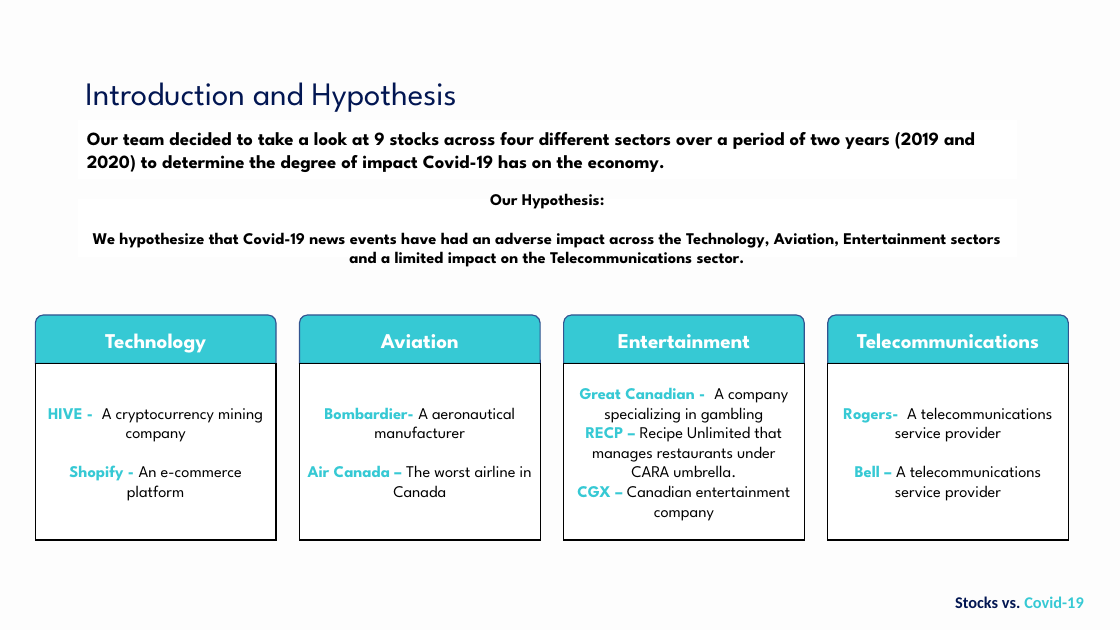
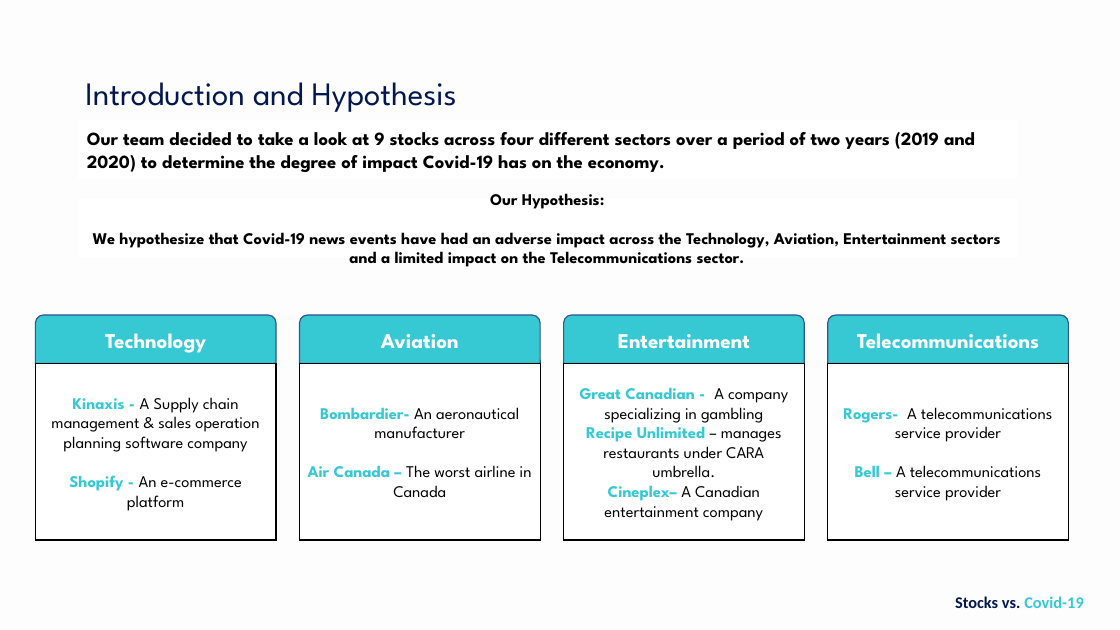
Before and after one commit to NikitaCase/stocks-vs-covid, a slide deck: slide 3 of stocksvscovid/Project 3 V1.pptx. Drawn at 1120x630 pixels with LibreOffice and Linux fonts; fonts in the diff are those of the drawing; background and template pictures are left out. Boxes give left, top, right and bottom in pixels: in the first picture for what was removed or moved away, otherwise in the second. Text is boxed around its words. In the diff, an @@ line names an element or a change of style, - is before the commit and + after.

```diff
--- a/stocksvscovid/Project 3 V1.pptx
+++ b/stocksvscovid/Project 3 V1.pptx
@@ text in rectangle at box(51, 397, 259, 452): text changed @@
-HIVE - A cryptocurrency mining company
+Kinaxis - A Supply chain management & sales operation planning software company
@@ text in rectangle at box(320, 407, 519, 438): text changed @@
-Bombardier- A aeronautical manufacturer
+Bombardier- An aeronautical manufacturer
@@ text in rectangle at box(586, 422, 782, 521): text changed @@
-RECP – Recipe Unlimited that manages restaurants under CARA umbrella.
-CGX – Canadian entertainment company
+Recipe Unlimited – manages restaurants under CARA umbrella.
+Cineplex– A Canadian entertainment company
```
Also in this commit, not shown: 8 other slides changed.
